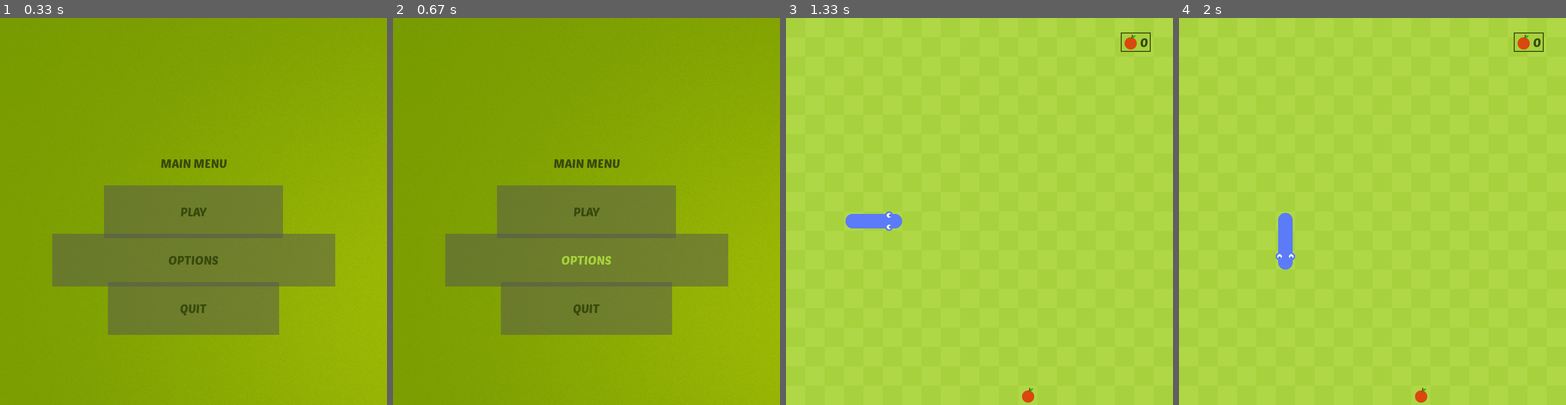
Above: before the commit, frames 1-4 (left to right).
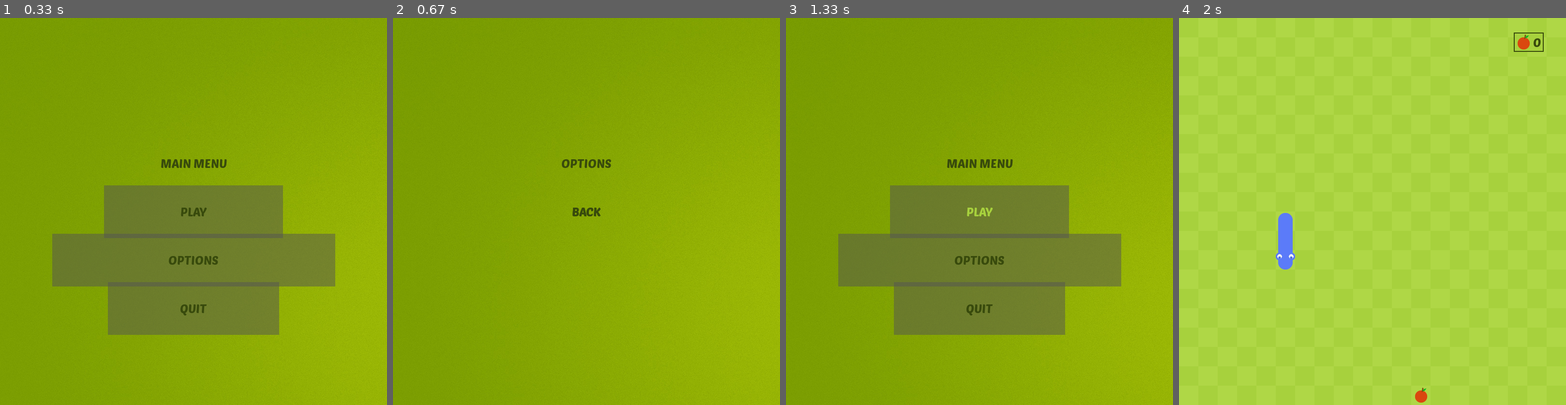
Above: after the commit, the same moments.

Repository: Ta0hit/Snake-in-Pygame
Game: pygame game, started from snake.py
Two runs of this game, one before a commit and one after it. Both use one fixed random seed, a clock stepped at 60 frames per second and the inputs below.
Inputs (mouse positions are in pixels of both pictures, inside the frame that each line leads up to):
- Up to frame 1 (0.33 s): no input
- Up to frame 2 (0.67 s): click "OPTIONS" at 0.38 s
- Up to frame 3 (1.33 s): click (979, 211) at 0.88 s, where only the run after the commit has a clickable "BACK"
- Up to frame 4 (2 s): click (1372, 238) at 1.38 s; tap S at 1.67 s

Frame 1 is identical in both runs. In frame 2, 21% of the frame differs, in the area x 13-87%, y 36-82%; in frame 3, 100%, in the area x 0-100%, y 0-100%; in frame 4, nothing differs.

Commit message:
Added options menu

Diff:
--- a/snake.py
+++ b/snake.py
@@ -283,7 +283,39 @@
         clock.tick(60)
 
 def options():
-    pass
+    pygame.display.set_caption('Options')
+
+    while True:
+        option_mouse_pos = pygame.mouse.get_pos()
+
+        # Draw the background
+        screen.blit(background, (0, 0))
+
+        # Create text
+        option_text = game_font.render('OPTIONS', True, (56, 74, 12))
+        option_rect = option_text.get_rect(center = (cell_number * cell_size // 2, cell_number * cell_size // 2 - 100))
+        screen.blit(option_text, option_rect)
+
+        # Create back button
+        back_button = Button(image = None, pos = (cell_number * cell_size // 2, cell_number * cell_size // 2), \
+                                text_input = "BACK", font = game_font, base_colour = (56, 74, 12), \
+                                    hover_colour = (167, 209, 61))
+
+        # Update back button
+        back_button.change_colour(option_mouse_pos)
+        back_button.update(screen)
+
+        # Check for events in the options menu
+        for event in pygame.event.get():
+            if event.type == pygame.QUIT:
+                pygame.quit()
+                sys.exit()
+
+            if event.type == pygame.MOUSEBUTTONDOWN:
+                if back_button.check_for_click(option_mouse_pos):
+                    main_menu()
+
+        pygame.display.update()
 
 def main_menu():
     pygame.display.set_caption('Menu')
@@ -317,12 +349,12 @@
         # Put text on the screen
         screen.blit(menu_text, menu_rect)
 
-        #
+        # Update buttons
         for button in [play_button, options_button, quit_button]:
             button.change_colour(menu_mouse_pos)
             button.update(screen)
 
-        # Check for events
+        # Check for events in the menu
         for event in pygame.event.get():
             if event.type == pygame.QUIT:
                 pygame.quit()
